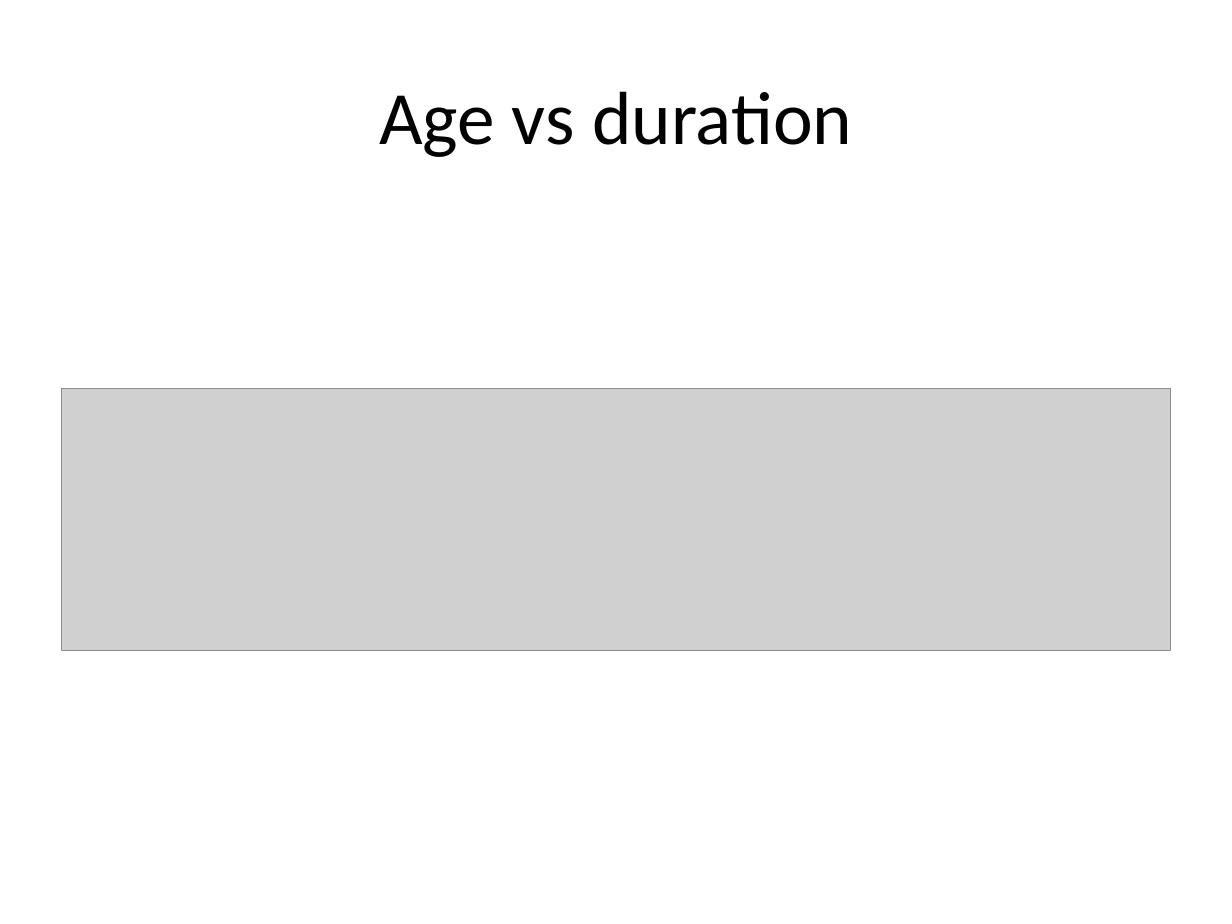
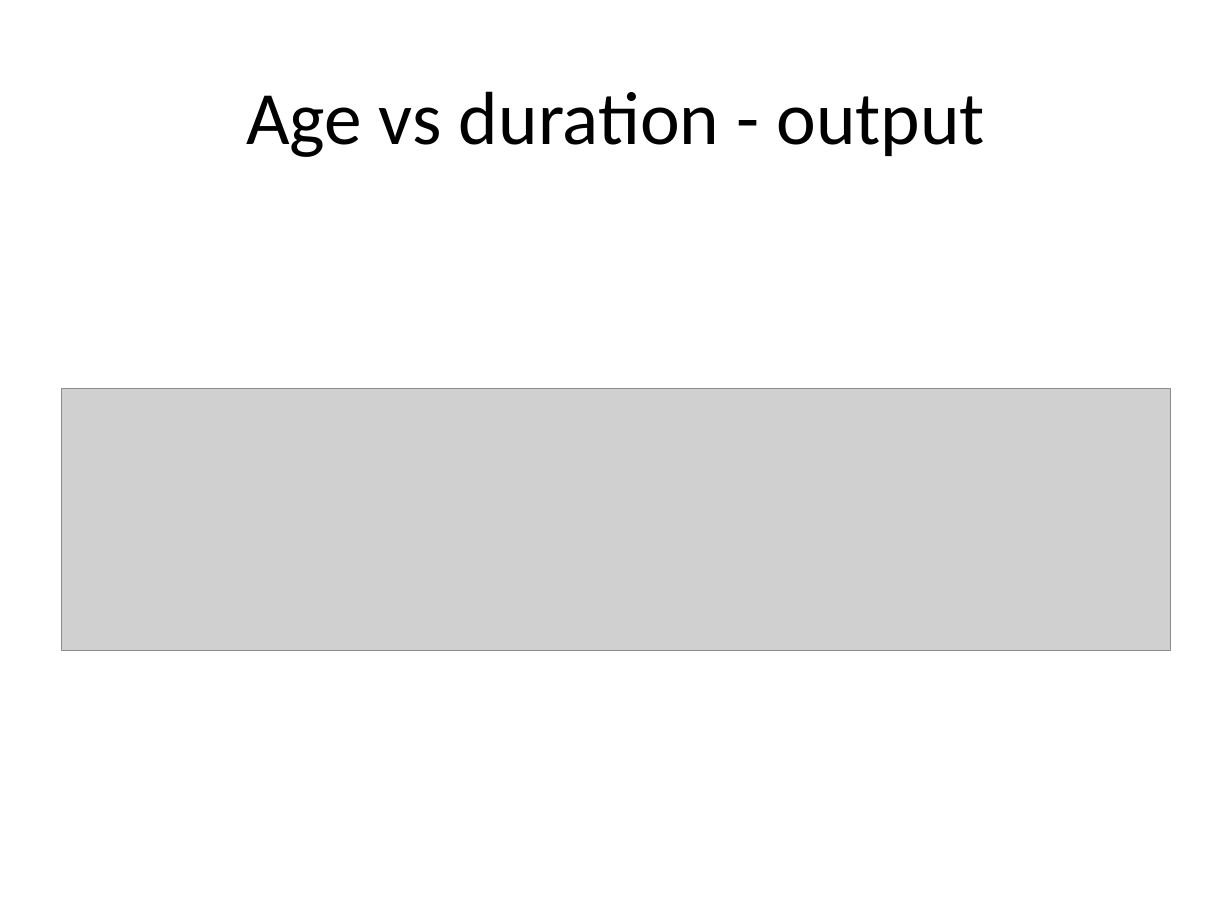
Before and after one commit to classes-medb/5510, a slide deck: slide 46 of src/video-13-statistical-models.pptx (slide 39 before the commit). Drawn at 1232x924 pixels with LibreOffice and Linux fonts; fonts in the diff are those of the drawing; grey boxes stand for pictures. Boxes give left, top, right and bottom in pixels: in the first picture for what was removed or moved away, otherwise in the second. Text is boxed around its words. In the diff, an @@ line names an element or a change of style, - is before the commit and + after.

```diff
--- a/src/video-13-statistical-models.pptx
+++ b/src/video-13-statistical-models.pptx
@@ title at [246,91,985,157]: text changed @@
-Age vs duration
+Age vs duration - output
```
Also in this commit, not shown: 23 other slides changed, 22 slides added, 11 slides removed, 4 other files.
